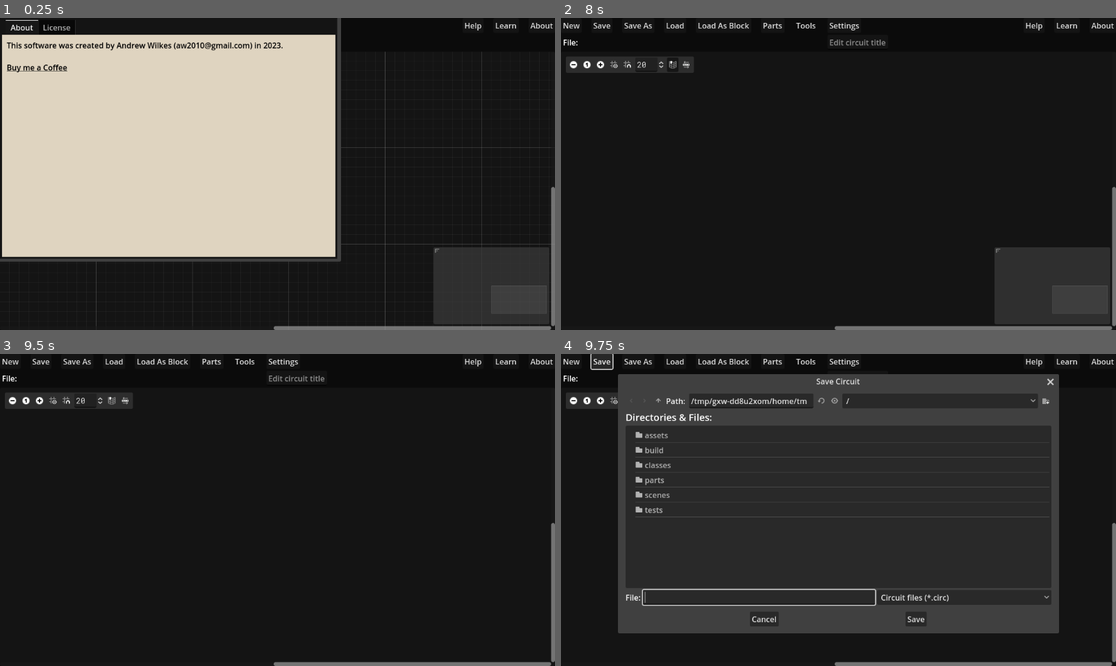
Above: before the commit, frames 1-4 (two rows, left to right).
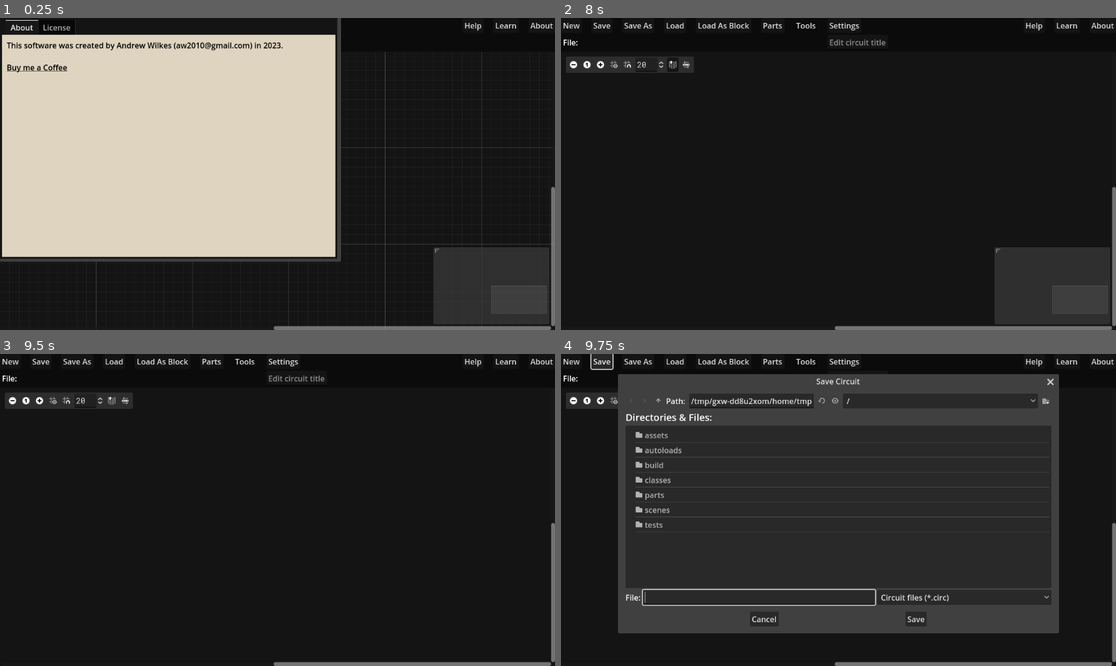
Above: after the commit, the same moments.

Repository: andrew-wilkes/logic-simulator-2
Game: Godot game, scene res://main.tscn
Two runs of this game, one before a commit and one after it. Both use one fixed random seed, a clock stepped at 60 frames per second and the inputs below.
Inputs (mouse positions are in pixels of both pictures, inside the frame that each line leads up to):
- Up to frame 1 (0.25 s): no input
- Up to frame 2 (8 s): click (855, 42) at 0.52 s; type "Alex" at 0.6 s; click "New" at 1.25 s; click "New" at 2 s; click "Parts" at 2.75 s; click "Tools" at 3.5 s; click "Learn" at 4.25 s; click (572, 64) at 5 s; click (599, 64) at 5.75 s; click (616, 64) at 6.5 s; click (627, 64) at 7.25 s
- Up to frame 3 (9.5 s): click (111, 400) at 8 s; click (127, 400) at 8.75 s
- Up to frame 4 (9.75 s): click "Save" at 9.5 s

Frames 1-3 are identical in both runs. In frame 4, 0.4% of the frame differs, in the area x 13-53%, y 14-56%.

Commit message:
Put Autoload files in a folder

Diff:
--- a/src/classes/test_circuit.gd
+++ b/src/classes/test_circuit.gd
@@ -1,6 +1,6 @@
 class_name TestCircuit
 
-# This class is used to test cicuits
+# This class is used to test cicuits by the user when running the software
 # Tests are described in .tst files in the www.nand2tetris.org format
 
 extends Node
--- a/src/project.godot
+++ b/src/project.godot
@@ -19,8 +19,8 @@
 
 [autoload]
 
-Parts="*res://parts.gd"
-G="*res://global.gd"
+Parts="*res://autoloads/parts.gd"
+G="*res://autoloads/global.gd"
 
 [gdunit4]
 
--- a/src/scenes/schematic.gd
+++ b/src/scenes/schematic.gd
@@ -157,7 +157,6 @@
 		new_part.data = part.data.duplicate()
 		new_part.part_type = part.part_type
 		new_part.setup()
-		new_part.size.y = 0
 		new_part.controller = self
 		add_child(new_part)
 		new_part.name = part.part_type + circuit.get_next_id()
Renamed: src/global.gd -> src/autoloads/global.gd
Renamed: src/parts.gd -> src/autoloads/parts.gd
Renamed: src/classes/BaseMemory.gd -> src/classes/base_memory.gd
